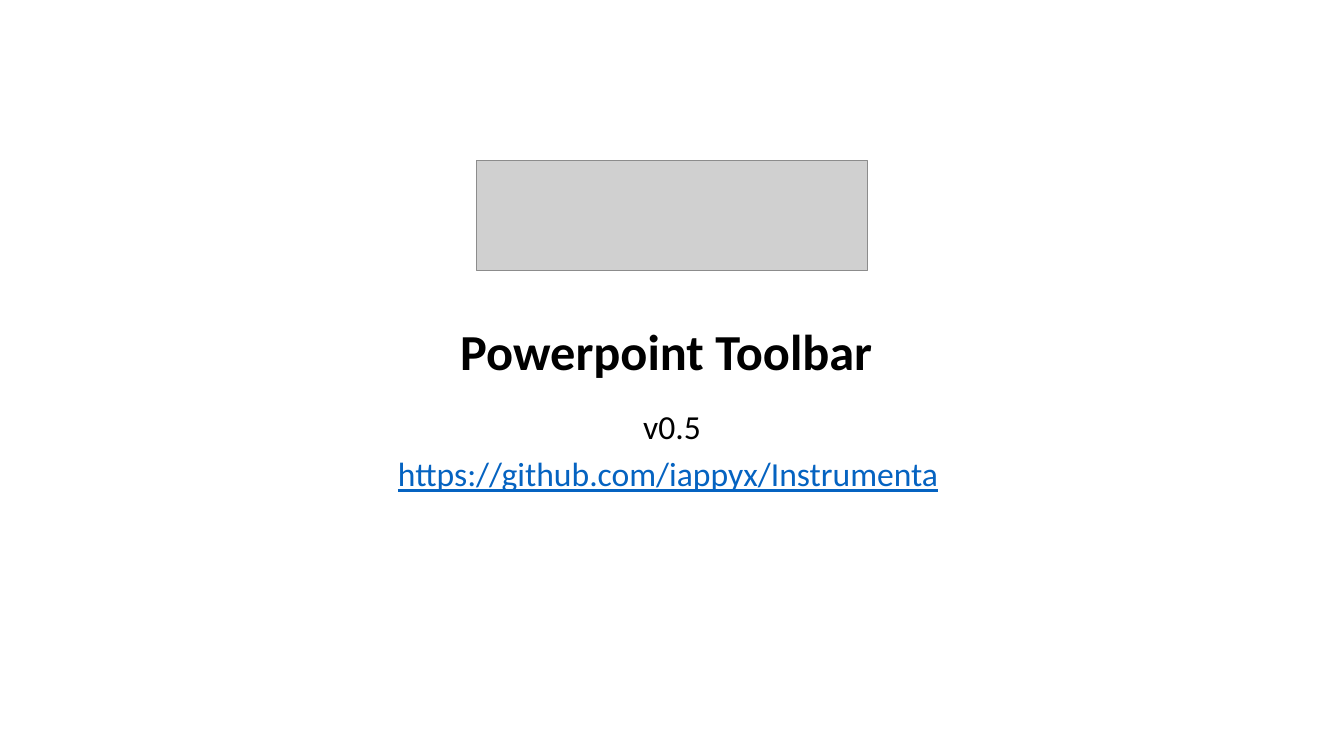
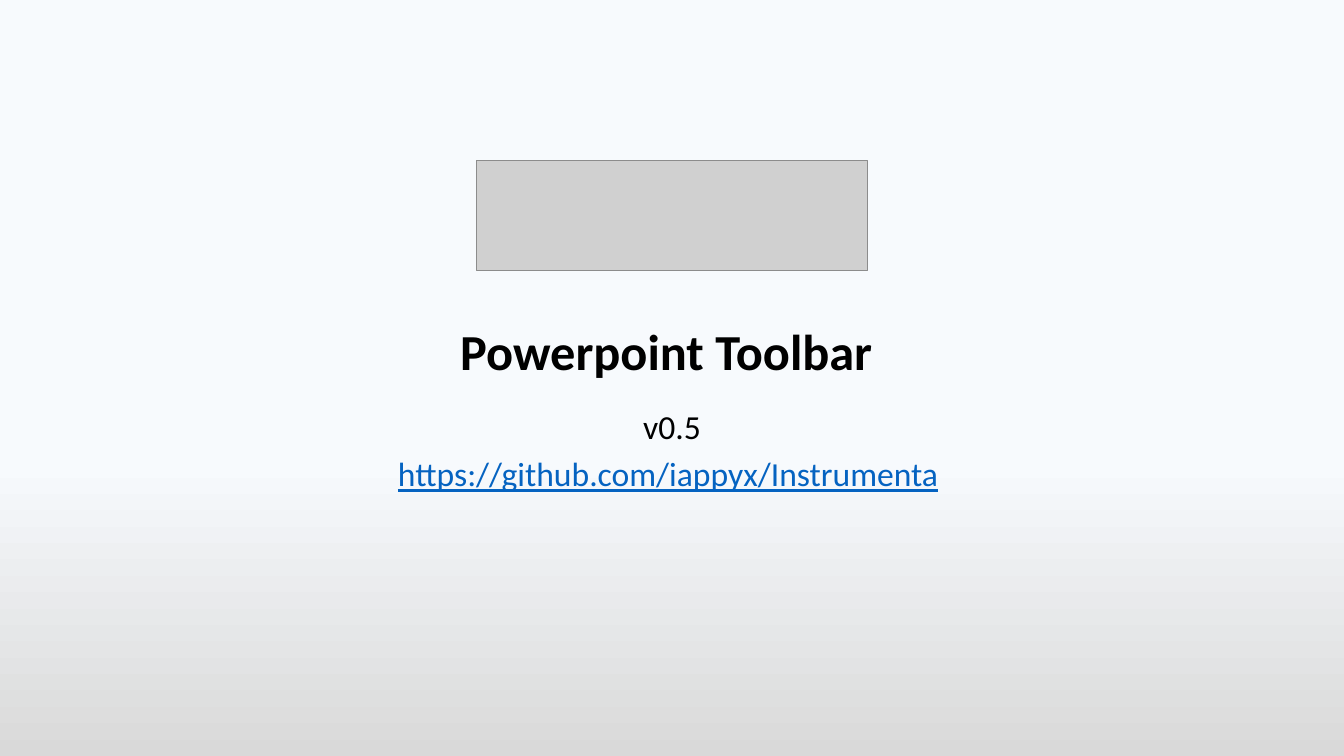
Before and after one commit to iappyx/Instrumenta, a slide deck: slide 1 of src/Instrumenta Powerpoint Toolbar.pptm. Drawn at 1344x756 pixels with LibreOffice and Linux fonts; fonts in the diff are those of the drawing; grey boxes stand for pictures. Boxes give left, top, right and bottom in pixels: in the first picture for what was removed or moved away, otherwise in the second. Text is boxed around its words. In the diff, an @@ line names an element or a change of style, - is before the commit and + after.

```diff
--- a/src/Instrumenta Powerpoint Toolbar.pptm
+++ b/src/Instrumenta Powerpoint Toolbar.pptm
@@ background #FFFFFF to gradient #F7FAFD to #D9D9D9 @@
```
Also in this commit, not shown: 3 other files.
